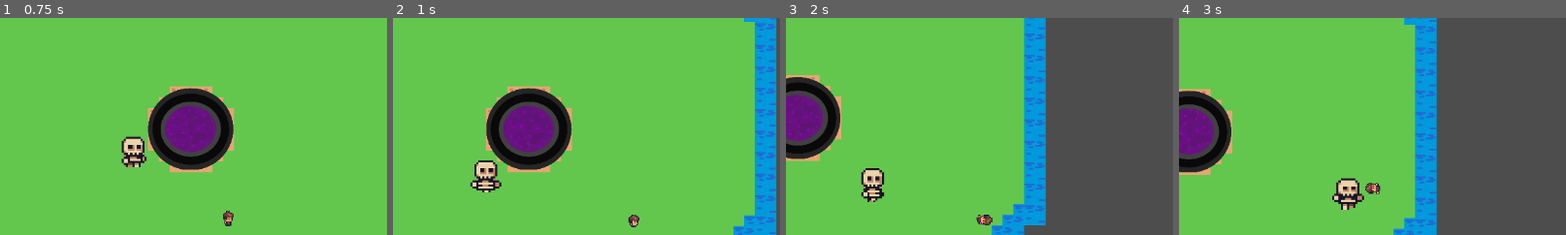
Above: before the commit, frames 1-4 (left to right).
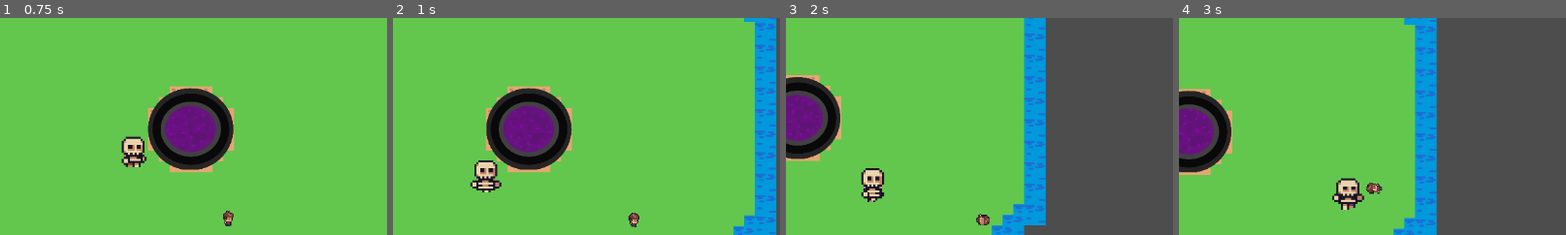
Above: after the commit, the same moments.

Repository: archimbald4488/FGJ2025
Game: Godot game, scene res://scenes/map.tscn
Two runs of this game, one before a commit and one after it. Both use one fixed random seed, a clock stepped at 60 frames per second and the inputs below.
Inputs:
- Up to frame 1 (0.75 s): hold D (right) from 0.53 s (still down); tap Space (attack) at 0.6 s
- Up to frame 2 (1 s): keep holding D (right)
- Up to frame 3 (2 s): release D (right) at 1.28 s; hold S (down) from 1.28 s (still down); tap Space (attack) at 1.35 s
- Up to frame 4 (3 s): release S (down) at 2.03 s; hold D (right) 2.03-2.78 s; tap Space (attack) at 2.1, 2.85 s; hold W (up) from 2.78 s (still down)
The pictures show only the part of the screen within x 25-75%, y 4-53%; the shares and areas given below are measured in that part.

Frame 1 is identical in both runs. In frame 2, 0.1% of the frame differs, in the area x 60-64%, y 89-97%; in frame 3, 0.1%, in the area x 49-54%, y 90-96%; in frame 4, 0.1%.

Commit message:
Update player.tscn

Diff:
--- a/scenes/player/player.tscn
+++ b/scenes/player/player.tscn
@@ -1,7 +1,101 @@
-[gd_scene load_steps=17 format=3 uid="uid://dq1xnliwhi688"]
+[gd_scene load_steps=42 format=3 uid="uid://dq1xnliwhi688"]
 
 [ext_resource type="Script" path="res://scenes/player/player.gd" id="1_r6wso"]
+[ext_resource type="Texture2D" uid="uid://dwa465s5eo88r" path="res://assets/Sunnyside assets/CHARACTERS/ANIMATION/BASE CHARACTER/_ARCHIVE/PNG/NO FX/spr_basecharacter_axe_strip10.png" id="2_8opib"]
 [ext_resource type="Texture2D" uid="uid://bygp6tep2g21f" path="res://assets/Sunnyside assets/CHARACTERS/ANIMATION/BASE CHARACTER/_ARCHIVE/PNG/NO FX/spr_basecharacter_run_strip8.png" id="2_ndjrm"]
+[ext_resource type="Texture2D" uid="uid://dmija37gl8l6q" path="res://assets/Sunnyside assets/CHARACTERS/ANIMATION/BASE CHARACTER/_ARCHIVE/PNG/NO FX/spr_basecharacter_death_strip13.png" id="3_nxb7p"]
+
+[sub_resource type="AtlasTexture" id="AtlasTexture_4jobj"]
+atlas = ExtResource("2_8opib")
+region = Rect2(441, 0, 49, 34)
+
+[sub_resource type="AtlasTexture" id="AtlasTexture_gpj8y"]
+atlas = ExtResource("2_8opib")
+region = Rect2(392, 0, 49, 34)
+
+[sub_resource type="AtlasTexture" id="AtlasTexture_p3s2v"]
+atlas = ExtResource("2_8opib")
+region = Rect2(343, 0, 49, 34)
+
+[sub_resource type="AtlasTexture" id="AtlasTexture_g60iv"]
+atlas = ExtResource("2_8opib")
+region = Rect2(294, 0, 49, 34)
+
+[sub_resource type="AtlasTexture" id="AtlasTexture_5l2c8"]
+atlas = ExtResource("2_8opib")
+region = Rect2(245, 0, 49, 34)
+
+[sub_resource type="AtlasTexture" id="AtlasTexture_umpm4"]
+atlas = ExtResource("2_8opib")
+region = Rect2(196, 0, 49, 34)
+
+[sub_resource type="AtlasTexture" id="AtlasTexture_r1xih"]
+atlas = ExtResource("2_8opib")
+region = Rect2(147, 0, 49, 34)
+
+[sub_resource type="AtlasTexture" id="AtlasTexture_37xis"]
+atlas = ExtResource("2_8opib")
+region = Rect2(98, 0, 49, 34)
+
+[sub_resource type="AtlasTexture" id="AtlasTexture_j6bat"]
+atlas = ExtResource("2_8opib")
+region = Rect2(49, 0, 49, 34)
+
+[sub_resource type="AtlasTexture" id="AtlasTexture_f27be"]
+atlas = ExtResource("2_8opib")
+region = Rect2(0, 0, 49, 34)
+
+[sub_resource type="AtlasTexture" id="AtlasTexture_1vr4k"]
+atlas = ExtResource("3_nxb7p")
+region = Rect2(588, 0, 49, 34)
+
+[sub_resource type="AtlasTexture" id="AtlasTexture_kf8mj"]
+atlas = ExtResource("3_nxb7p")
+region = Rect2(539, 0, 49, 34)
+
+[sub_resource type="AtlasTexture" id="AtlasTexture_vjkjf"]
+atlas = ExtResource("3_nxb7p")
+region = Rect2(490, 0, 49, 34)
+
+[sub_resource type="AtlasTexture" id="AtlasTexture_dqqa7"]
+atlas = ExtResource("3_nxb7p")
+region = Rect2(441, 0, 49, 34)
+
+[sub_resource type="AtlasTexture" id="AtlasTexture_qyamp"]
+atlas = ExtResource("3_nxb7p")
+region = Rect2(392, 0, 49, 34)
+
+[sub_resource type="AtlasTexture" id="AtlasTexture_1pc7n"]
+atlas = ExtResource("3_nxb7p")
+region = Rect2(343, 0, 49, 34)
+
+[sub_resource type="AtlasTexture" id="AtlasTexture_h2k3s"]
+atlas = ExtResource("3_nxb7p")
+region = Rect2(294, 0, 49, 34)
+
+[sub_resource type="AtlasTexture" id="AtlasTexture_3e3ds"]
+atlas = ExtResource("3_nxb7p")
+region = Rect2(245, 0, 49, 34)
+
+[sub_resource type="AtlasTexture" id="AtlasTexture_xe1pk"]
+atlas = ExtResource("3_nxb7p")
+region = Rect2(196, 0, 49, 34)
+
+[sub_resource type="AtlasTexture" id="AtlasTexture_nyfpo"]
+atlas = ExtResource("3_nxb7p")
+region = Rect2(147, 0, 49, 34)
+
+[sub_resource type="AtlasTexture" id="AtlasTexture_c76yl"]
+atlas = ExtResource("3_nxb7p")
+region = Rect2(98, 0, 49, 34)
+
+[sub_resource type="AtlasTexture" id="AtlasTexture_g0ehv"]
+atlas = ExtResource("3_nxb7p")
+region = Rect2(49, 0, 49, 34)
+
+[sub_resource type="AtlasTexture" id="AtlasTexture_3m2ql"]
+atlas = ExtResource("3_nxb7p")
+region = Rect2(0, 0, 49, 34)
 
 [sub_resource type="AtlasTexture" id="AtlasTexture_1cade"]
 atlas = ExtResource("2_ndjrm")
@@ -37,6 +131,85 @@
 
 [sub_resource type="SpriteFrames" id="SpriteFrames_74g05"]
 animations = [{
+"frames": [{
+"duration": 1.0,
+"texture": SubResource("AtlasTexture_4jobj")
+}, {
+"duration": 1.0,
+"texture": SubResource("AtlasTexture_gpj8y")
+}, {
+"duration": 1.0,
+"texture": SubResource("AtlasTexture_p3s2v")
+}, {
+"duration": 1.0,
+"texture": SubResource("AtlasTexture_g60iv")
+}, {
+"duration": 1.0,
+"texture": SubResource("AtlasTexture_5l2c8")
+}, {
+"duration": 1.0,
+"texture": SubResource("AtlasTexture_umpm4")
+}, {
+"duration": 1.0,
+"texture": SubResource("AtlasTexture_r1xih")
+}, {
+"duration": 1.0,
+"texture": SubResource("AtlasTexture_37xis")
+}, {
+"duration": 1.0,
+"texture": SubResource("AtlasTexture_j6bat")
+}, {
+"duration": 1.0,
+"texture": SubResource("AtlasTexture_f27be")
+}],
+"loop": true,
+"name": &"Attack animation",
+"speed": 5.0
+}, {
+"frames": [{
+"duration": 1.0,
+"texture": SubResource("AtlasTexture_1vr4k")
+}, {
+"duration": 1.0,
+"texture": SubResource("AtlasTexture_kf8mj")
+}, {
+"duration": 1.0,
+"texture": SubResource("AtlasTexture_vjkjf")
+}, {
+"duration": 1.0,
+"texture": SubResource("AtlasTexture_dqqa7")
+}, {
+"duration": 1.0,
+"texture": SubResource("AtlasTexture_qyamp")
+}, {
+"duration": 1.0,
+"texture": SubResource("AtlasTexture_1pc7n")
+}, {
+"duration": 1.0,
+"texture": SubResource("AtlasTexture_h2k3s")
+}, {
+"duration": 1.0,
+"texture": SubResource("AtlasTexture_3e3ds")
+}, {
+"duration": 1.0,
+"texture": SubResource("AtlasTexture_xe1pk")
+}, {
+"duration": 1.0,
+"texture": SubResource("AtlasTexture_nyfpo")
+}, {
+"duration": 1.0,
+"texture": SubResource("AtlasTexture_c76yl")
+}, {
+"duration": 1.0,
+"texture": SubResource("AtlasTexture_g0ehv")
+}, {
+"duration": 1.0,
+"texture": SubResource("AtlasTexture_3m2ql")
+}],
+"loop": true,
+"name": &"Death animation",
+"speed": 10.0
+}, {
 "frames": [{
 "duration": 1.0,
 "texture": SubResource("AtlasTexture_1cade")
@@ -69,9 +242,6 @@
 
 [sub_resource type="RectangleShape2D" id="RectangleShape2D_5mqle"]
 size = Vector2(89, 127)
-
-[sub_resource type="RectangleShape2D" id="RectangleShape2D_csgm2"]
-size = Vector2(99, 72)
 
 [sub_resource type="Animation" id="Animation_u8ied"]
 length = 0.001
@@ -109,6 +279,9 @@
 "attack": SubResource("Animation_5iork")
 }
 
+[sub_resource type="RectangleShape2D" id="RectangleShape2D_csgm2"]
+size = Vector2(99, 72)
+
 [node name="Player" type="CharacterBody2D"]
 position = Vector2(614, 294)
 collision_layer = 2
@@ -121,28 +294,28 @@
 position = Vector2(11, -32)
 scale = Vector2(6, 6.323)
 sprite_frames = SubResource("SpriteFrames_74g05")
-animation = &"Idle animation"
+animation = &"Attack animation"
 autoplay = "Idle animation"
-frame_progress = 0.242315
+frame_progress = 0.236718
 
 [node name="CollisionShape2D" type="CollisionShape2D" parent="."]
 position = Vector2(-5.5, -2.5)
 shape = SubResource("RectangleShape2D_5mqle")
 
-[node name="Attack2" type="Area2D" parent="CollisionShape2D"]
-position = Vector2(0, -1)
+[node name="Attack" type="AnimationPlayer" parent="."]
+libraries = {
+"": SubResource("AnimationLibrary_64o0e")
+}
+
+[node name="Attack2" type="Area2D" parent="."]
+position = Vector2(-5.5, -3.5)
 collision_layer = 2
 collision_mask = 4
 
-[node name="CollisionShape2D" type="CollisionShape2D" parent="CollisionShape2D/Attack2"]
+[node name="CollisionShape2D" type="CollisionShape2D" parent="Attack2"]
 position = Vector2(94.5, -0.5)
 shape = SubResource("RectangleShape2D_csgm2")
 disabled = true
 debug_color = Color(0.998738, 0, 0.133982, 0.42)
 
-[node name="Attack" type="AnimationPlayer" parent="."]
-libraries = {
-"": SubResource("AnimationLibrary_64o0e")
-}
-
-[connection signal="body_entered" from="CollisionShape2D/Attack2" to="." method="_on_attack_body_entered"]
+[connection signal="body_entered" from="Attack2" to="." method="_on_attack_body_entered"]
